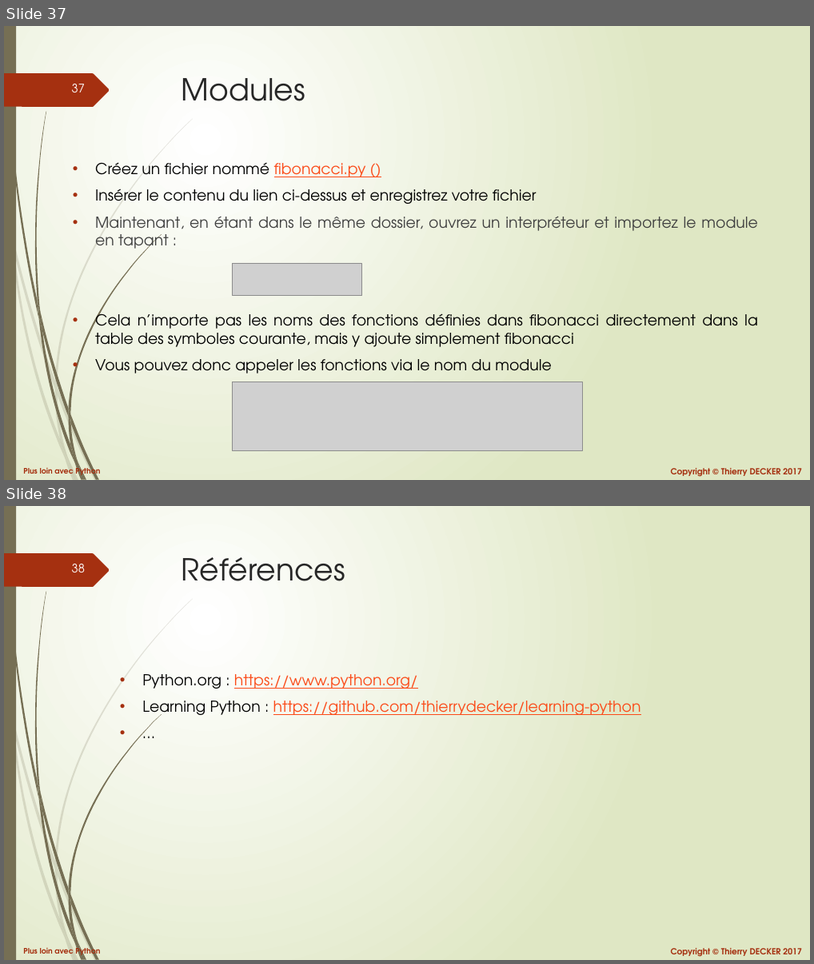
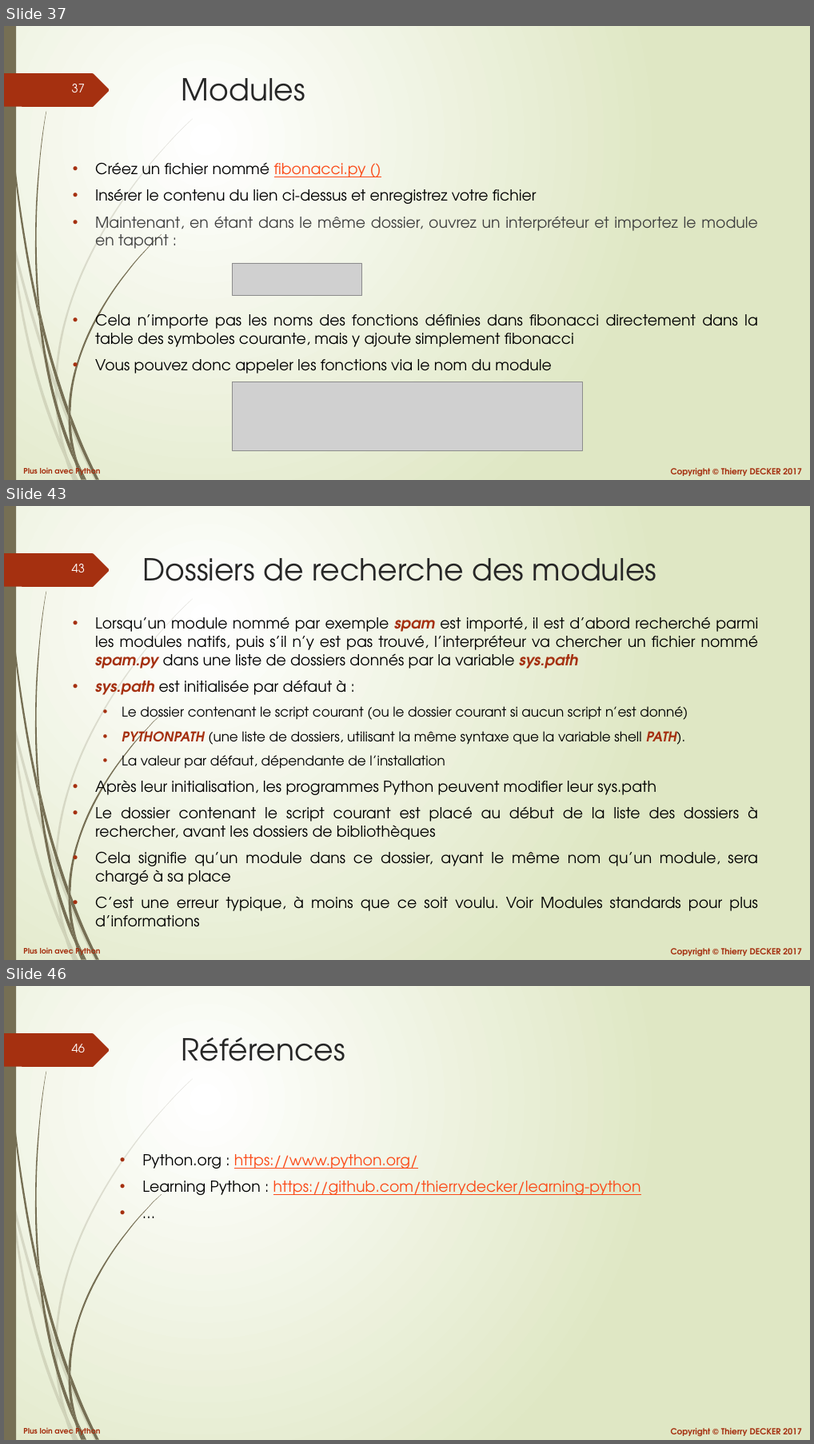
Before and after one commit to VikmanTheRacoon/learning-python, a slide deck: documentations/python-102.pptx. Shown one above the other, each under a label of ours: slides 37 and 38 before the commit, slides 37, 43 and 46 after it; the slides between them are not shown. The pictures are 814x964 and 814x1444 pixels, drawn with LibreOffice and Linux fonts; fonts in the diff are those of the drawing; grey boxes stand for pictures. Boxes give left, top, right and bottom in pixels: in the first picture for what was removed or moved away, otherwise in the second. Text is boxed around its words. In the diff, an @@ line names an element or a change of style, - is before the commit and + after.

```diff
--- a/documentations/python-102.pptx
+++ b/documentations/python-102.pptx
@@ slide 43 added at <box>4,506,810,960</box>, background gradient #FFFFFF to #DFE8C4; not listed: 27 template elements that a slide beside it also shows @@
@@ title added at <box>143,558,658,581</box>, 36 pt, text #262626 @@
+Dossiers de recherche des modules
@@ text added at <box>95,616,759,927</box>, 18 pt, text #000000 @@
+• Lorsqu’un module nommé par exemple spam est importé, il est d’abord recherché parmi les modules natifs, puis s’il n’y est pas trouvé, l’interpréteur va chercher un fichier nommé spam.py dans une liste de dossiers donnés par la variable sys.path
+• sys.path est initialisée par défaut à :
+  • Le dossier contenant le script courant (ou le dossier courant si aucun script n’est donné)
+  • PYTHONPATH (une liste de dossiers, utilisant la même syntaxe que la variable shell PATH).
+  • La valeur par défaut, dépendante de l’installation
+• Après leur initialisation, les programmes Python peuvent modifier leur sys.path
+• Le dossier contenant le script courant est placé au début de la liste des dossiers à rechercher, avant les dossiers de bibliothèques
+• Cela signifie qu’un module dans ce dossier, ayant le même nom qu’un module, sera chargé à sa place
+• C’est une erreur typique, à moins que ce soit voulu. Voir Modules standards pour plus d’informations
@@ what was slide 38 is now slide 46 @@
@@ page number at <box>72,1044,85,1052</box>: text changed @@
-38
+46
```
Also in this commit, not shown: 7 other slides added, 1 other file.
